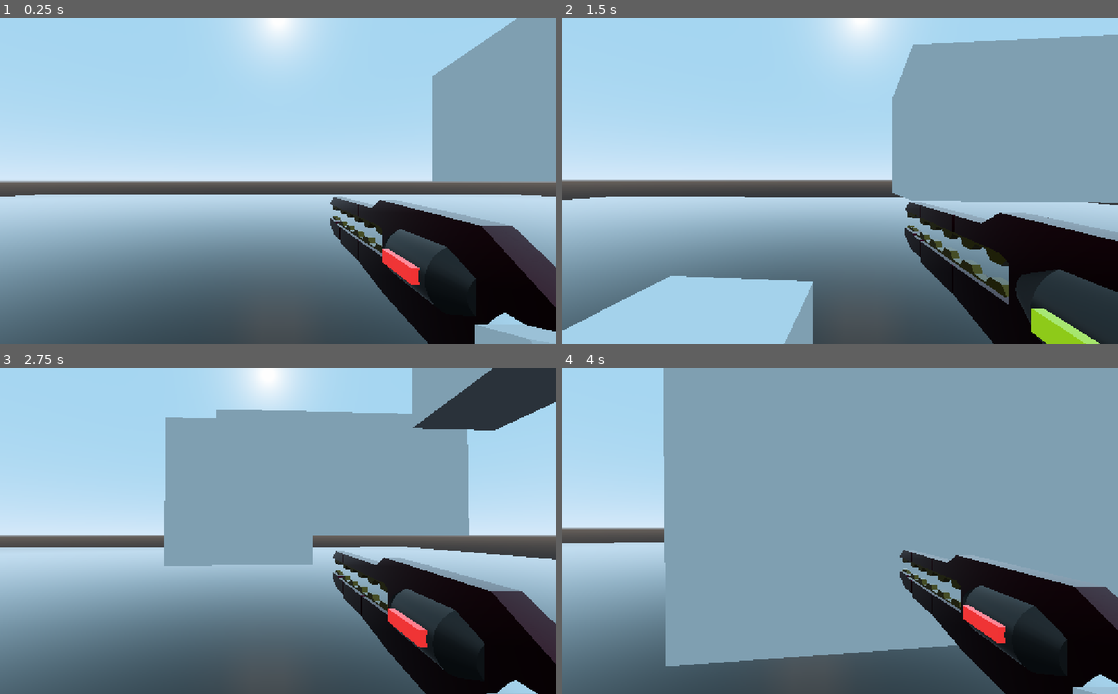
Above: before the commit, frames 1-4 (two rows, left to right).
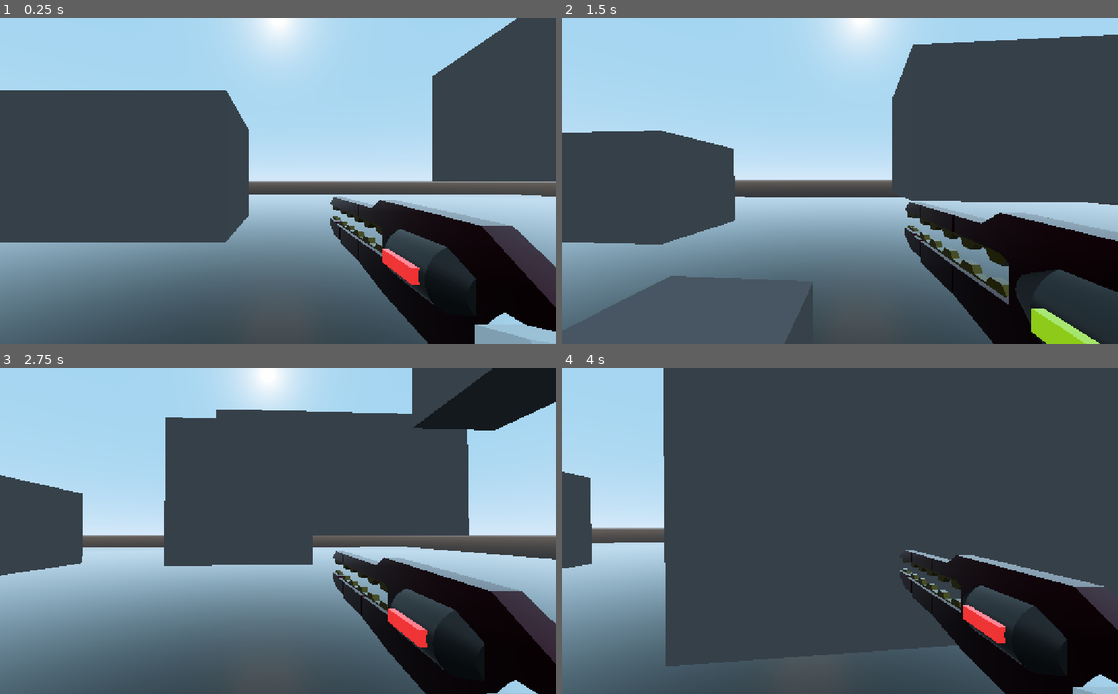
Above: after the commit, the same moments.

Repository: Jshigoodies/Experiment
Game: Godot game, scene res://Testing/TestWorld.tscn
Same seed, same stepped clock (60 frames per second), same inputs: the game is played once before the commit and once after it.
Inputs (mouse positions are in pixels of both pictures, inside the frame that each line leads up to):
- Up to frame 1 (0.25 s): no input
- Up to frame 2 (1.5 s): tap Enter at 0.5 s; move the mouse to (867, 181) at 0.52 s; hold D (right) 0.53-1.28 s; hold Right mouse button (right_mouse_button) 0.53-1.28 s; tap Space (jump) at 0.77, 0.8, 1.07, 1.35 s; move the mouse to (812, 181) at 1.27 s; hold S (backward) from 1.28 s (still down)
- Up to frame 3 (2.75 s): tap Space (jump) at 1.52, 1.82, 2.3 s; right-click (250, 531) at 1.55 s; move the mouse to (289, 524) at 2.02 s; release S (backward) at 2.03 s; hold D (right) from 2.03 s (still down); hold W (foward) from 2.03 s (still down)
- Up to frame 4 (4 s): move the mouse to (834, 537) at 2.77 s; release W (foward) at 2.78 s; right-click (834, 537) at 2.85 s; tap Space (jump) at 3.02, 3.32, 3.77, 3.8 s; move the mouse to (878, 534) at 3.52 s; release D (right) at 3.53 s; hold A (left) from 3.53 s (still down); tap Shift (sprint) at 3.6 s

The runs differ from the first frame. In frame 1, 29% of the frame differs, in the area x 0-100%, y 0-69%; in frame 2, 36%; in frame 3, 31%; in frame 4, 64%, in the area x 0-100%, y 0-92%.

Commit message:
Added explosion and fixed the audio to disregard sound based on position

Diff:
--- /dev/null
+++ b/Model Assets/Explosion.tscn
@@ -0,0 +1,45 @@
+[gd_scene load_steps=6 format=2]
+
+[sub_resource type="ParticlesMaterial" id=1]
+direction = Vector3( 0, 0, 0 )
+spread = 180.0
+gravity = Vector3( 0, 0, 0 )
+initial_velocity = 5.0
+
+[sub_resource type="SpatialMaterial" id=4]
+albedo_color = Color( 0.407843, 1, 0, 1 )
+metallic = 1.0
+emission_enabled = true
+emission = Color( 0.360784, 1, 0, 1 )
+emission_energy = 1.0
+emission_operator = 0
+emission_on_uv2 = false
+
+[sub_resource type="SphereMesh" id=2]
+material = SubResource( 4 )
+radius = 0.1
+height = 0.2
+
+[sub_resource type="SphereShape" id=3]
+radius = 35.7252
+
+[sub_resource type="SphereMesh" id=5]
+
+[node name="Explosion" type="Area"]
+
+[node name="Particles" type="Particles" parent="."]
+visible = false
+amount = 200
+lifetime = 7.0
+speed_scale = 5.0
+explosiveness = 1.0
+process_material = SubResource( 1 )
+draw_pass_1 = SubResource( 2 )
+
+[node name="CollisionShape" type="CollisionShape" parent="."]
+shape = SubResource( 3 )
+
+[node name="expode" type="Particles" parent="."]
+
+[node name="MeshInstance" type="MeshInstance" parent="."]
+mesh = SubResource( 5 )
--- a/Model Assets/bullet.gd
+++ b/Model Assets/bullet.gd
@@ -1,5 +1,7 @@
 extends RigidBody
 
+
+var explosion = preload("res://Model Assets/Explosion.tscn")
 
 var bullet_speed = 50.0  # Adjust the bullet's speed as needed.
 
@@ -13,3 +15,16 @@
 func _lifetime_end():
 	$LifetimeBullet.stop()
 	queue_free()
+
+
+
+
+func _on_Area_body_entered(body):
+	if body.name:
+		if not "Player" in body.name:
+			if not "bullet" in body.name:
+				print("I hit something that's not a player or bullet: " + body.name)
+				queue_free()
+				var explosion_instance = explosion.instance()
+				get_tree().get_root().add_child(explosion_instance)
+				explosion_instance.set_global_transform(self.get_global_transform_interpolated())
--- a/Model Assets/bullet.tscn
+++ b/Model Assets/bullet.tscn
@@ -1,7 +1,6 @@
 [gd_scene load_steps=9 format=2]
 
 [ext_resource path="res://Model Assets/bullet.gd" type="Script" id=1]
-[ext_resource path="res://Audio/rail gun shoot effect audio.mp3" type="AudioStream" id=2]
 
 [sub_resource type="SpatialMaterial" id=1]
 flags_transparent = true
@@ -38,6 +37,8 @@
 material = SubResource( 5 )
 size = Vector3( 0.2, 0.2, 0.2 )
 
+[sub_resource type="SphereShape" id=7]
+
 [node name="bullet" type="RigidBody"]
 transform = Transform( 0.5, 0, 0, 0, 0.5, 0, 0, 0, 0.5, 0, 0, 0 )
 collision_mask = 0
@@ -51,11 +52,6 @@
 transform = Transform( 0.5, 0, 0, 0, 0.5, 0, 0, 0, 0.5, 0, 0, 0 )
 shape = SubResource( 3 )
 
-[node name="AudioStreamPlayer3D" type="AudioStreamPlayer3D" parent="."]
-stream = ExtResource( 2 )
-unit_db = 80.0
-autoplay = true
-
 [node name="Particles" type="Particles" parent="."]
 amount = 32
 lifetime = 0.5
@@ -66,3 +62,10 @@
 [node name="LifetimeBullet" type="Timer" parent="."]
 wait_time = 10.0
 autostart = true
+
+[node name="Area" type="Area" parent="."]
+
+[node name="CollisionShape" type="CollisionShape" parent="Area"]
+shape = SubResource( 7 )
+
+[connection signal="body_entered" from="Area" to="." method="_on_Area_body_entered"]
--- a/Model Assets/rail gun.gd
+++ b/Model Assets/rail gun.gd
@@ -15,6 +15,7 @@
 		is_charged = false
 		shoot()
 		$AnimationPlayer.play("Shoot")
+		$bullet_sound.play()
 	if event.is_action_released("right_mouse_button") and !is_charged: # let go too early
 		$AnimationPlayer.play("Shoot")
 		$ChargeTimer.stop()
--- a/Model Assets/rail gun.tscn
+++ b/Model Assets/rail gun.tscn
@@ -1,8 +1,9 @@
-[gd_scene load_steps=8 format=2]
+[gd_scene load_steps=9 format=2]
 
 [ext_resource path="res://Model Assets/rail gun.glb" type="PackedScene" id=1]
 [ext_resource path="res://Model Assets/rail gun.gd" type="Script" id=2]
 [ext_resource path="res://Audio/alien-rail-gun-76004.mp3" type="AudioStream" id=3]
+[ext_resource path="res://Audio/rail gun shoot effect audio.mp3" type="AudioStream" id=4]
 
 [sub_resource type="SpatialMaterial" id=3]
 albedo_color = Color( 1, 0, 0, 1 )
@@ -155,5 +156,9 @@
 [node name="ChargeTimer" type="Timer" parent="." index="8"]
 wait_time = 3.0
 
-[node name="AudioStreamPlayer3D" type="AudioStreamPlayer3D" parent="." index="9"]
+[node name="bullet_sound" type="AudioStreamPlayer" parent="." index="9"]
+stream = ExtResource( 4 )
+
+[node name="AudioStreamPlayer3D" type="AudioStreamPlayer" parent="." index="10"]
 stream = ExtResource( 3 )
+volume_db = -5.0
--- a/Player/Player.gd
+++ b/Player/Player.gd
@@ -58,6 +58,7 @@
 	if Input.is_action_just_pressed("jump") and jump_counter < 1:
 		jump_counter += 1
 		velocity.y = JUMP_SPEED
+		$Audio/jump.play()
 
 
 	if Input.is_action_just_pressed("sprint"):
--- a/Player/Player.tscn
+++ b/Player/Player.tscn
@@ -6,6 +6,7 @@
 [ext_resource path="res://Audio/boost-100537.mp3" type="AudioStream" id=4]
 [ext_resource path="res://Model Assets/rail gun.tscn" type="PackedScene" id=5]
 [ext_resource path="res://animations/PlayergunSway.tres" type="Animation" id=6]
+[ext_resource path="res://Audio/jump audio.mp3" type="AudioStream" id=7]
 
 [sub_resource type="CapsuleMesh" id=1]
 
@@ -127,6 +128,9 @@
 stream = ExtResource( 4 )
 script = ExtResource( 3 )
 
+[node name="jump" type="AudioStreamPlayer3D" parent="Audio"]
+stream = ExtResource( 7 )
+
 [node name="boosterEffect" type="Spatial" parent="."]
 
 [node name="Particles" type="Particles" parent="boosterEffect"]
--- a/Testing/TestWorld.tscn
+++ b/Testing/TestWorld.tscn
@@ -1,8 +1,12 @@
-[gd_scene load_steps=7 format=2]
+[gd_scene load_steps=9 format=2]
 
 [ext_resource path="res://Player/Player.tscn" type="PackedScene" id=1]
 
+[sub_resource type="SpatialMaterial" id=6]
+albedo_color = Color( 1, 0, 0.890196, 1 )
+
 [sub_resource type="CubeMesh" id=1]
+material = SubResource( 6 )
 
 [sub_resource type="SpatialMaterial" id=3]
 albedo_color = Color( 0, 0, 0, 1 )
@@ -10,7 +14,11 @@
 
 [sub_resource type="BoxShape" id=2]
 
+[sub_resource type="SpatialMaterial" id=7]
+albedo_color = Color( 0.439216, 0.407843, 0.407843, 1 )
+
 [sub_resource type="CubeMesh" id=4]
+material = SubResource( 7 )
 
 [sub_resource type="BoxShape" id=5]
 
@@ -62,5 +70,14 @@
 [node name="CollisionShape" type="CollisionShape" parent="obstacle4"]
 shape = SubResource( 5 )
 
+[node name="obstacle5" type="StaticBody" parent="."]
+transform = Transform( 7.166, 0, 0, 0, 3.468, 0, 0, 0, 3.348, -9.10112, 2.30367, -11.9592 )
+
+[node name="MeshInstance" type="MeshInstance" parent="obstacle5"]
+mesh = SubResource( 4 )
+
+[node name="CollisionShape" type="CollisionShape" parent="obstacle5"]
+shape = SubResource( 5 )
+
 [node name="Player" parent="." instance=ExtResource( 1 )]
 transform = Transform( 1, 0, 0, 0, 1, 0, 0, 0, 1, 0, 1, 0 )
Not shown, added: Audio/jump audio.mp3.import
Not shown: 1 places in Player/Player.tscn that only renumber resources
Not shown, added: Audio/jump audio.mp3
